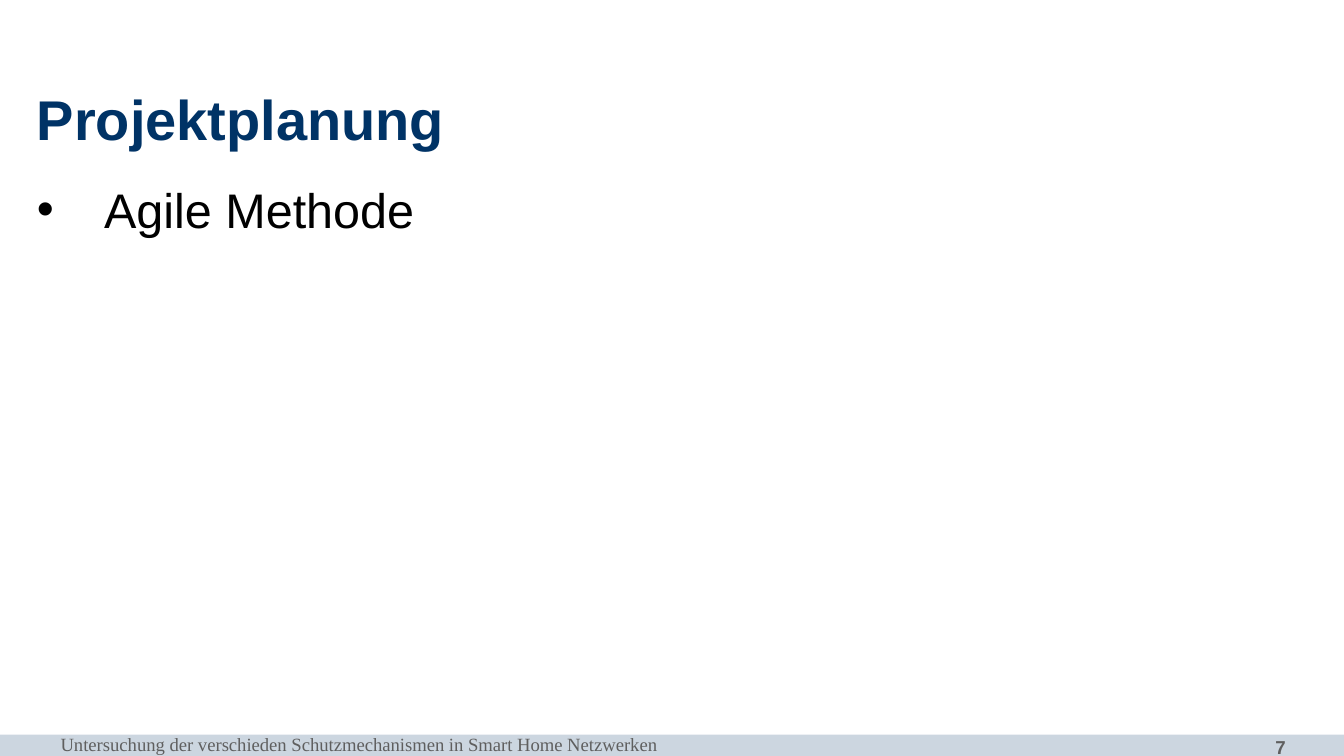
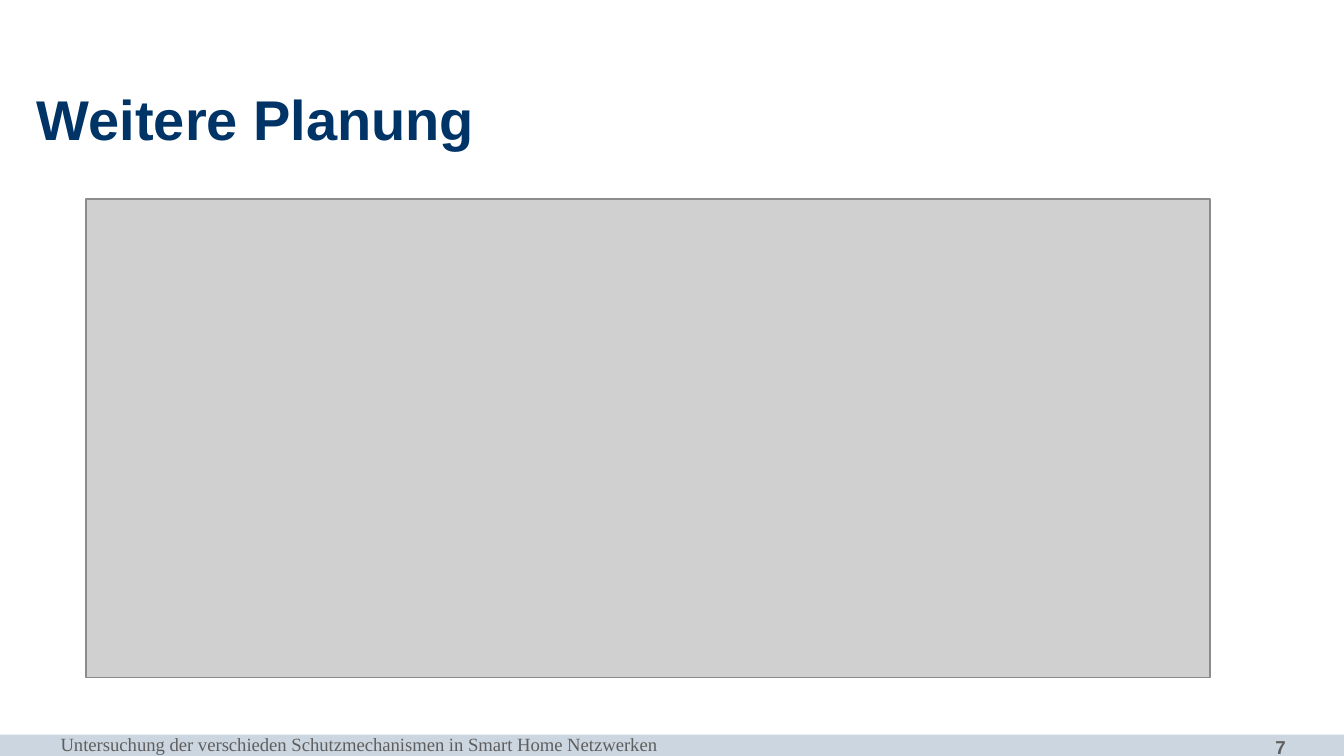
Before and after one commit to aimanalhazmi/IoT_Network_Security, a slide deck: slide 7 of IoT_Network_Security.pptx. Drawn at 1344x756 pixels with LibreOffice and Linux fonts; fonts in the diff are those of the drawing; grey boxes stand for pictures; background and template pictures are left out. Boxes give left, top, right and bottom in pixels: in the first picture for what was removed or moved away, otherwise in the second. Text is boxed around its words. In the diff, an @@ line names an element or a change of style, - is before the commit and + after.

```diff
--- a/IoT_Network_Security.pptx
+++ b/IoT_Network_Security.pptx
@@ title at box(37, 99, 474, 150): text changed @@
-Projektplanung
+Weitere Planung
@@ picture added at box(86, 199, 1210, 677) @@
@@ text removed at box(104, 193, 414, 237) @@
-• Agile Methode
```
Also in this commit, not shown: 2 other slides changed, 8 other files.
